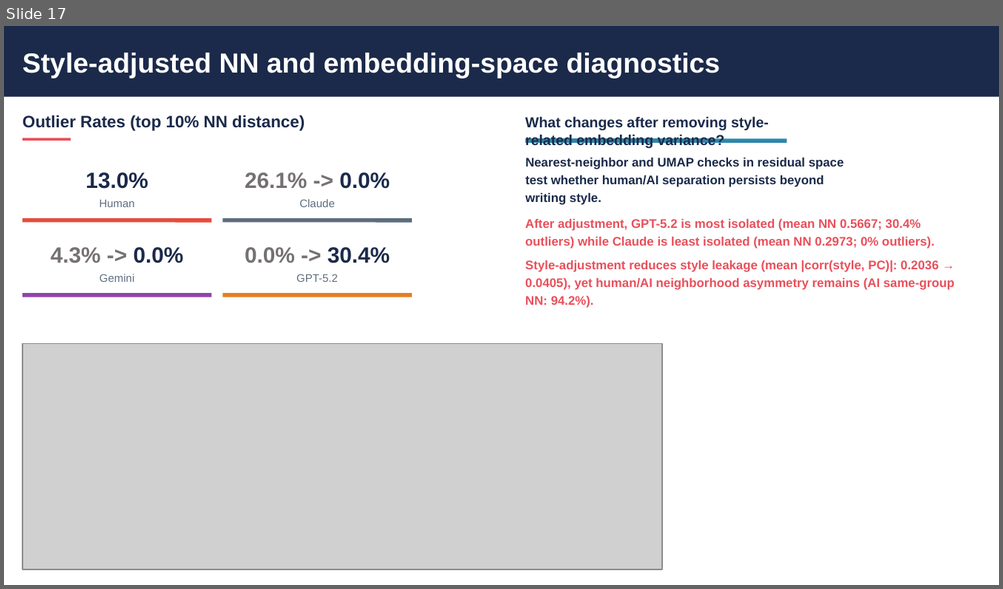
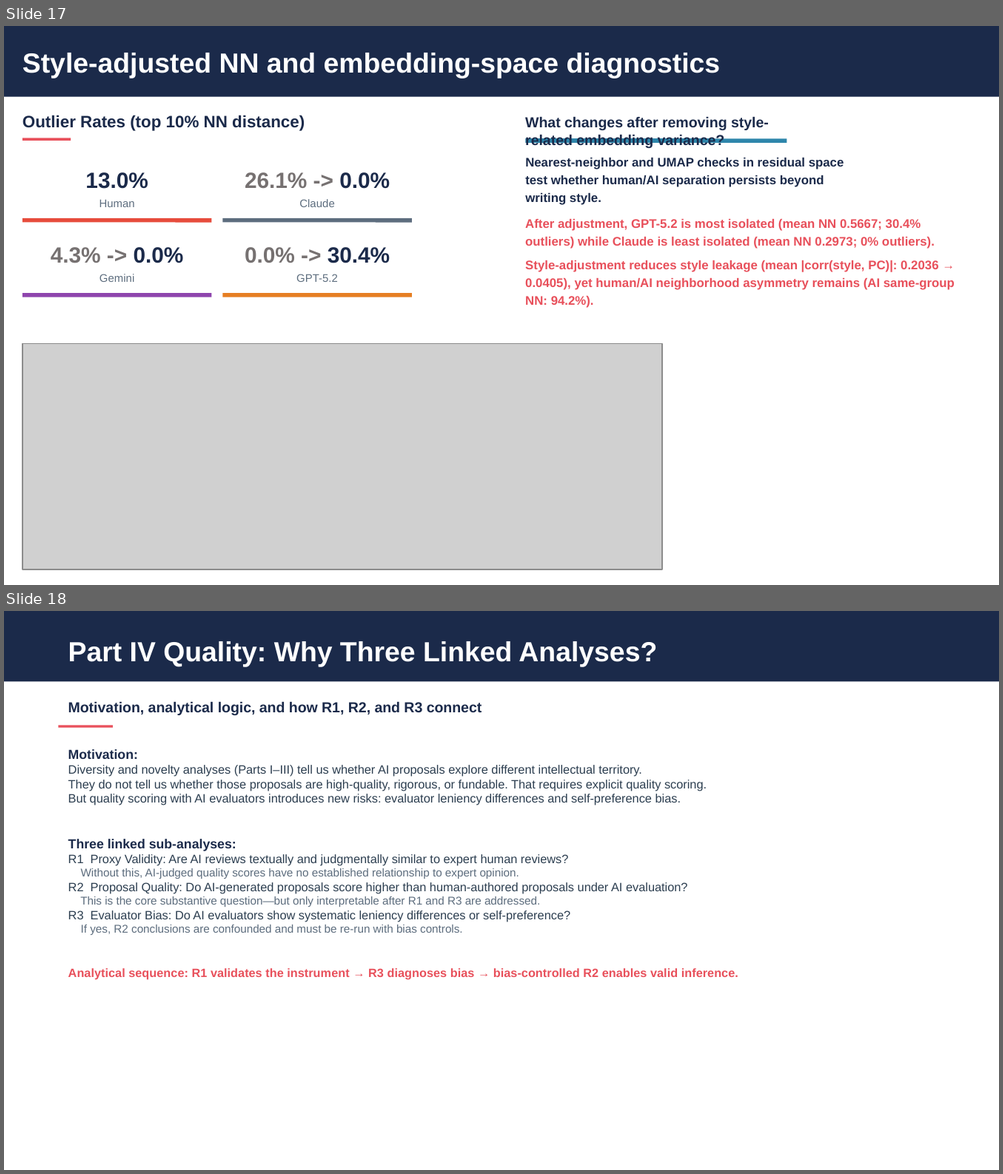
Before and after one commit to eveyhuang/human-AI-proposal, a slide deck: results/diversity_analysis_presentation_baseline_updated_20260218.pptx. Shown one above the other, each under a label of ours: slide 17 before the commit, slides 17 and 18 after it. The pictures are 1003x589 and 1003x1174 pixels, drawn with LibreOffice and Linux fonts; fonts in the diff are those of the drawing; grey boxes stand for pictures. Boxes give left, top, right and bottom in pixels: in the first picture for what was removed or moved away, otherwise in the second. Text is boxed around its words. In the diff, an @@ line names an element or a change of style, - is before the commit and + after.

Commit message:
fix errors in compare proposals and update quality to slides

```diff
--- a/results/diversity_analysis_presentation_baseline_updated_20260218.pptx
+++ b/results/diversity_analysis_presentation_baseline_updated_20260218.pptx
@@ slide 18 added at (x1=4, y1=611, x2=999, y2=1170), background #FFFFFF @@
@@ rectangle added at (x1=4, y1=611, x2=999, y2=681), fill #1B2A4A @@
@@ text added at (x1=68, y1=641, x2=657, y2=667), 20 pt, text #FFFFFF, bold @@
+Part IV Quality: Why Three Linked Analyses?
@@ text added at (x1=68, y1=701, x2=482, y2=715), 10.5 pt, text #1B2A4A, bold @@
+Motivation, analytical logic, and how R1, R2, and R3 connect
@@ rectangle added at (x1=59, y1=726, x2=114, y2=729), fill #E8505B @@
@@ text added at (x1=68, y1=749, x2=738, y2=980), 8.8 pt, text #2C3E50 @@
+Motivation:
+Diversity and novelty analyses (Parts I–III) tell us whether AI proposals explore different intellectual territory.
+They do not tell us whether those proposals are high-quality, rigorous, or fundable. That requires explicit quality scoring.
+But quality scoring with AI evaluators introduces new risks: evaluator leniency differences and self-preference bias.
+Three linked sub-analyses:
+R1 Proxy Validity: Are AI reviews textually and judgmentally similar to expert human reviews?
+Without this, AI-judged quality scores have no established relationship to expert opinion.
+R2 Proposal Quality: Do AI-generated proposals score higher than human-authored proposals under AI evaluation?
+This is the core substantive question—but only interpretable after R1 and R3 are addressed.
+R3 Evaluator Bias: Do AI evaluators show systematic leniency differences or self-preference?
+If yes, R2 conclusions are confounded and must be re-run with bias controls.
+Analytical sequence: R1 validates the instrument → R3 diagnoses bias → bias-controlled R2 enables valid inference.
```
Also in this commit, not shown: 12 other slides added, 2 slides removed, 19 other files.
